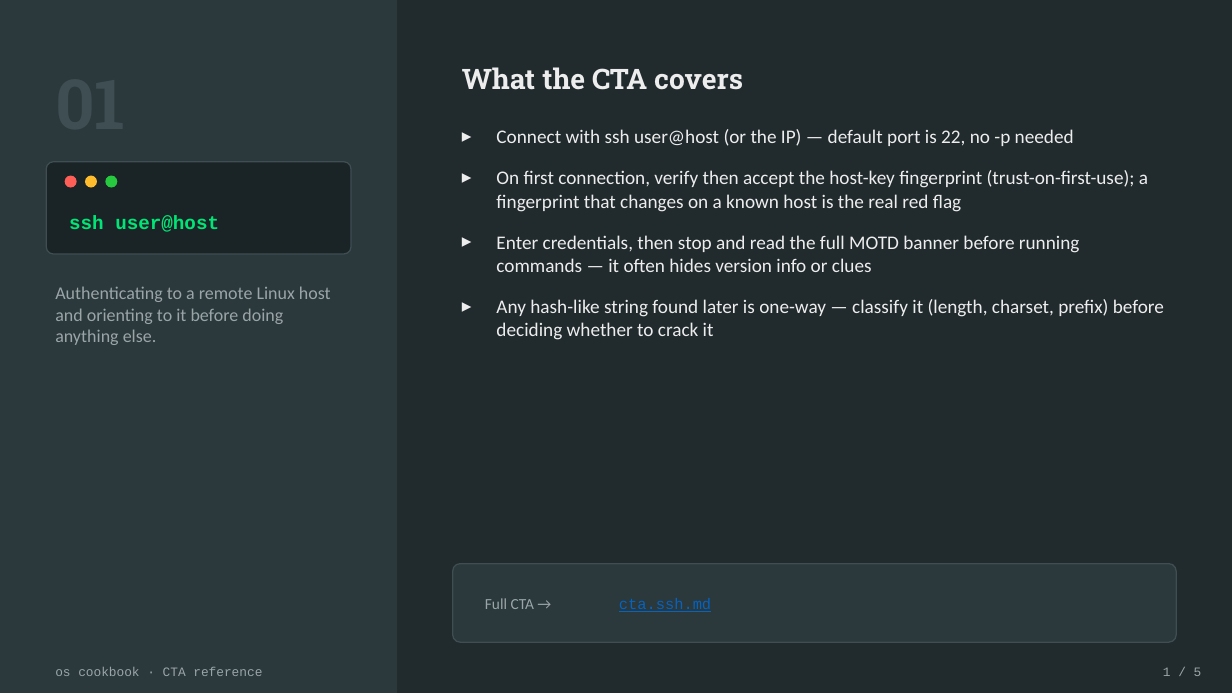
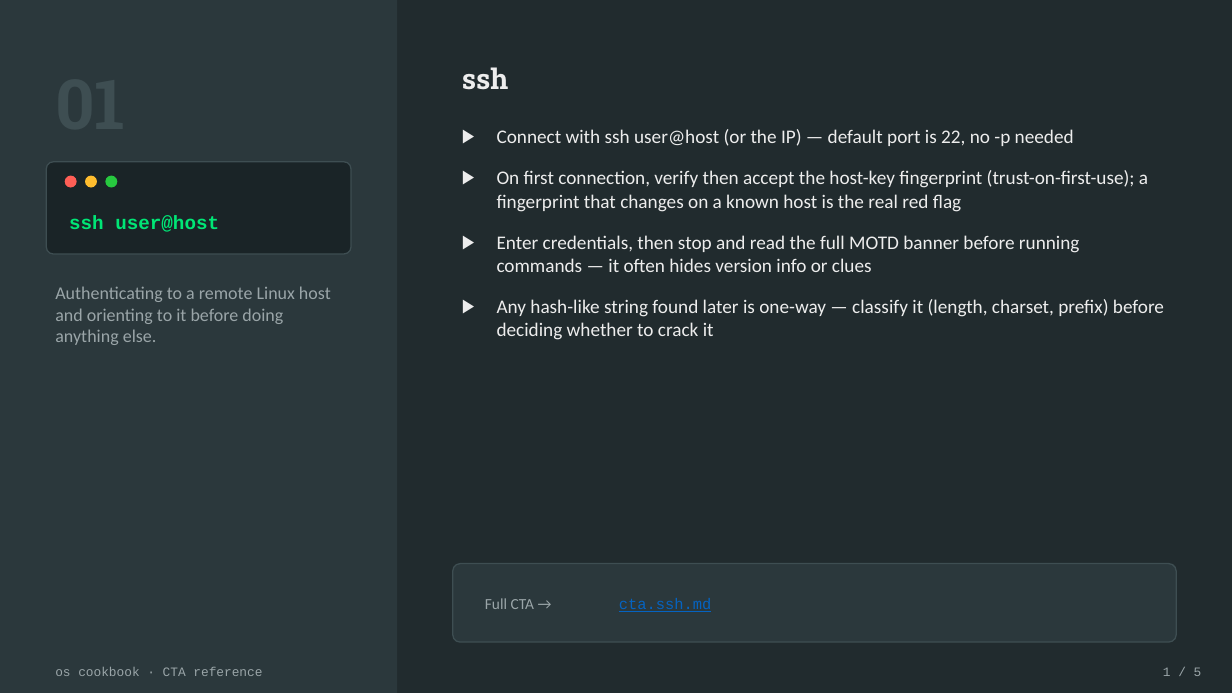
Before and after one commit to carteras/cookbook, a slide deck: slide 2 of os/lectures/11.S2.week1.1-operator-basics.pptx. Drawn at 1232x693 pixels with LibreOffice and Linux fonts; fonts in the diff are those of the drawing. Boxes give left, top, right and bottom in pixels: in the first picture for what was removed or moved away, otherwise in the second. Text is boxed around its words. In the diff, an @@ line names an element or a change of style, - is before the commit and + after.

```diff
--- a/os/lectures/11.S2.week1.1-operator-basics.pptx
+++ b/os/lectures/11.S2.week1.1-operator-basics.pptx
@@ text at box(462, 67, 508, 90): text changed @@
-What the CTA covers
+ssh
@@ text "Connect with ssh user@host (or ..." at box(497, 129, 1164, 340): bullet ▸ to ▶ @@
```
Also in this commit, not shown: 4 other slides changed.
